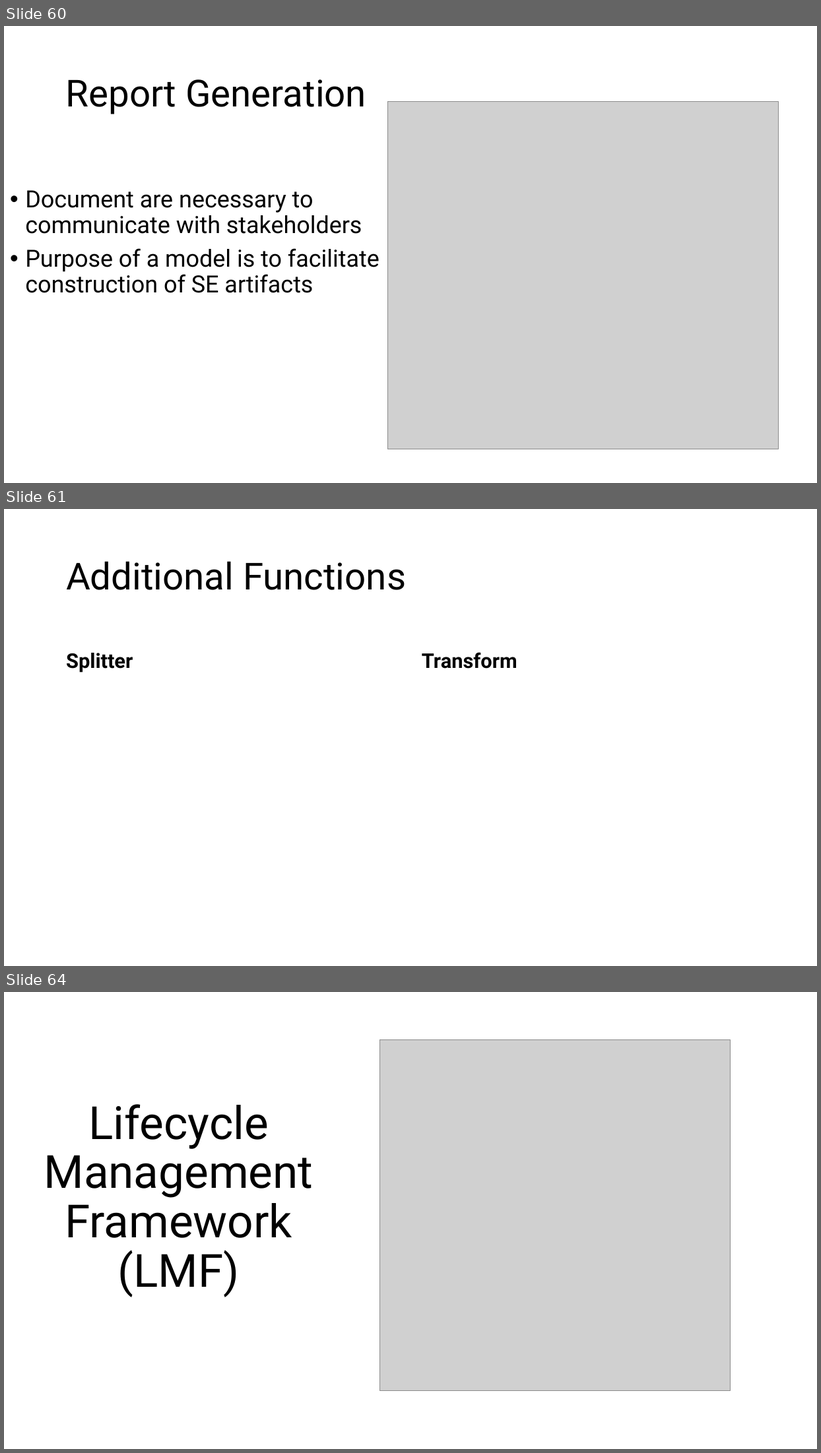
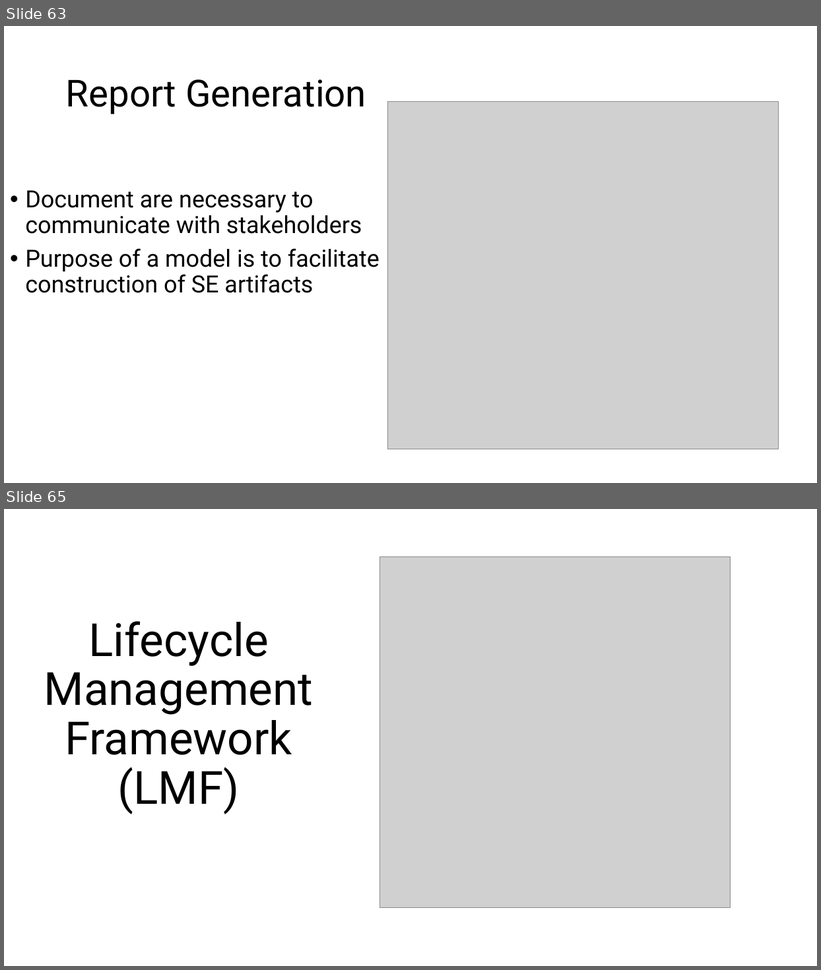
Before and after one commit to srudder16/Lifecycle_Modeling, a slide deck: 2025_WSRC/2026 WSRC Tutorial.pptx. Shown one above the other, each under a label of ours: slides 60, 61 and 64 before the commit, slides 63 and 65 after it; the slides between them are not shown. The pictures are 821x1453 and 821x970 pixels, drawn with LibreOffice and Linux fonts; fonts in the diff are those of the drawing; grey boxes stand for pictures. Boxes give left, top, right and bottom in pixels: in the first picture for what was removed or moved away, otherwise in the second. Text is boxed around its words. In the diff, an @@ line names an element or a change of style, - is before the commit and + after.

```diff
--- a/2025_WSRC/2026 WSRC Tutorial.pptx
+++ b/2025_WSRC/2026 WSRC Tutorial.pptx
@@ slide 61 removed at (4,509,817,966), background #FFFFFF @@
@@ title removed at (66,561,406,590) @@
-Additional Functions
@@ text removed at (66,653,133,673) @@
-Splitter
@@ text removed at (422,652,517,669) @@
-Transform
@@ what was slide 60 is now slide 63 @@
@@ what was slide 64 is now slide 65 @@
```
Also in this commit, not shown: 4 slides changed, 6 slides added, 3 other slides removed, 1 other file.
